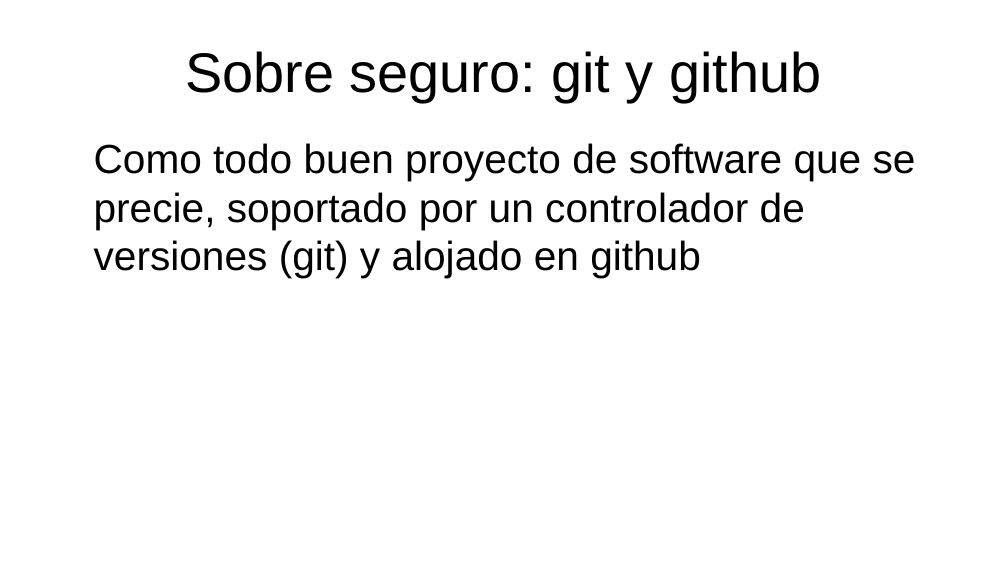
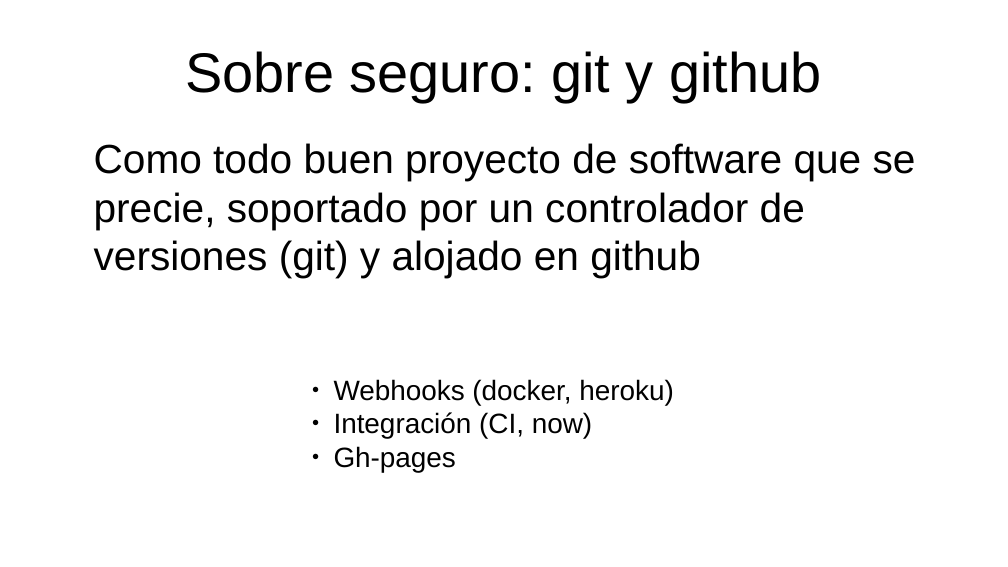
Before and after one commit to jojelupipa/Duckpiler, a slide deck: slide 6 of Presentación Duckpiler.odp (slide 4 before the commit). Drawn at 1008x567 pixels with LibreOffice and Linux fonts; fonts in the diff are those of the drawing. Boxes give left, top, right and bottom in pixels: in the first picture for what was removed or moved away, otherwise in the second. Text is boxed around its words. In the diff, an @@ line names an element or a change of style, - is before the commit and + after.

```diff
--- a/Presentación Duckpiler.odp
+++ b/Presentación Duckpiler.odp
@@ text added at [334,379,674,472], 22 pt, text #000000 @@
+● Webhooks (docker, heroku)
+● Integración (CI, now)
+● Gh-pages
```
Also in this commit, not shown: 4 other slides changed, 7 slides added.
